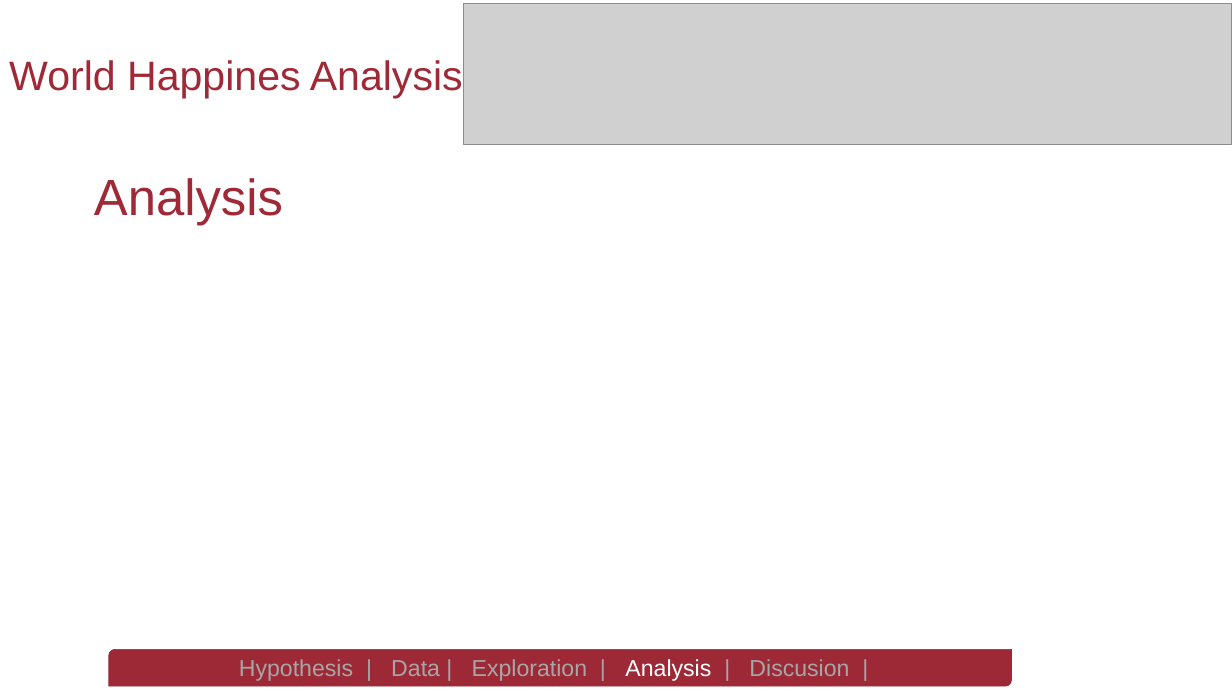
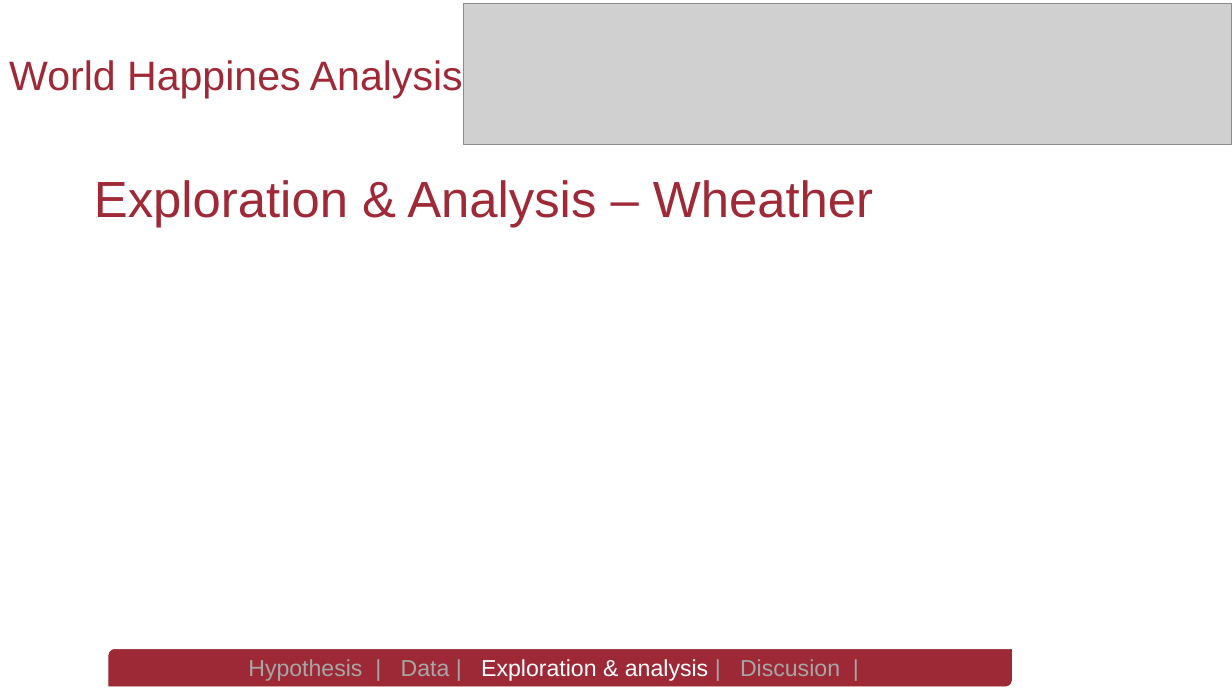
Before and after one commit to spastranas/GroupProject, a slide deck: slide 10 of World Happiness Analysis- Group 4 Final Presentation.pptx (slide 8 before the commit). Drawn at 1232x693 pixels with LibreOffice and Linux fonts; fonts in the diff are those of the drawing; grey boxes stand for pictures; background and template pictures are left out. Boxes give left, top, right and bottom in pixels: in the first picture for what was removed or moved away, otherwise in the second. Text is boxed around its words. In the diff, an @@ line names an element or a change of style, - is before the commit and + after.

```diff
--- a/World Happiness Analysis- Group 4 Final Presentation.pptx
+++ b/World Happiness Analysis- Group 4 Final Presentation.pptx
@@ title at (x1=94, y1=180, x2=873, y2=227): text changed @@
-Analysis
+Exploration & Analysis – Wheather
@@ text in round diag rect at (x1=248, y1=659, x2=840, y2=681): text changed @@
-Hypothesis | Data | Exploration | Analysis | Discusion |
+Hypothesis | Data | Exploration & analysis | Discusion |
```
Also in this commit, not shown: 3 other slides changed, 6 slides added, 2 other files.
